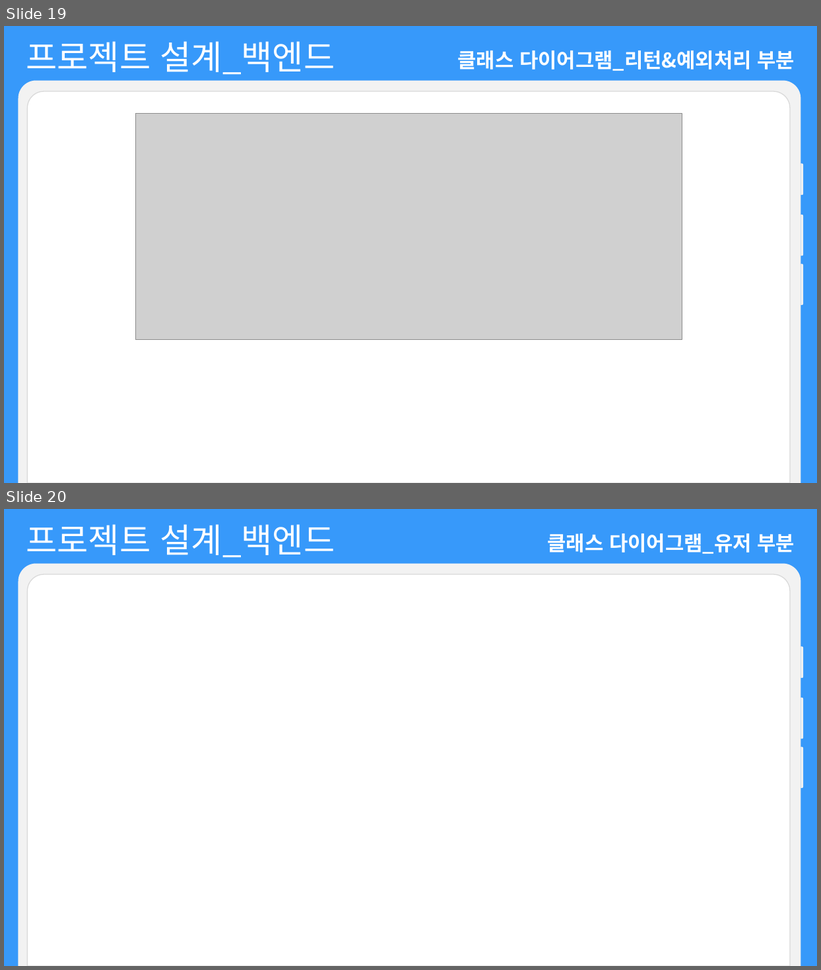
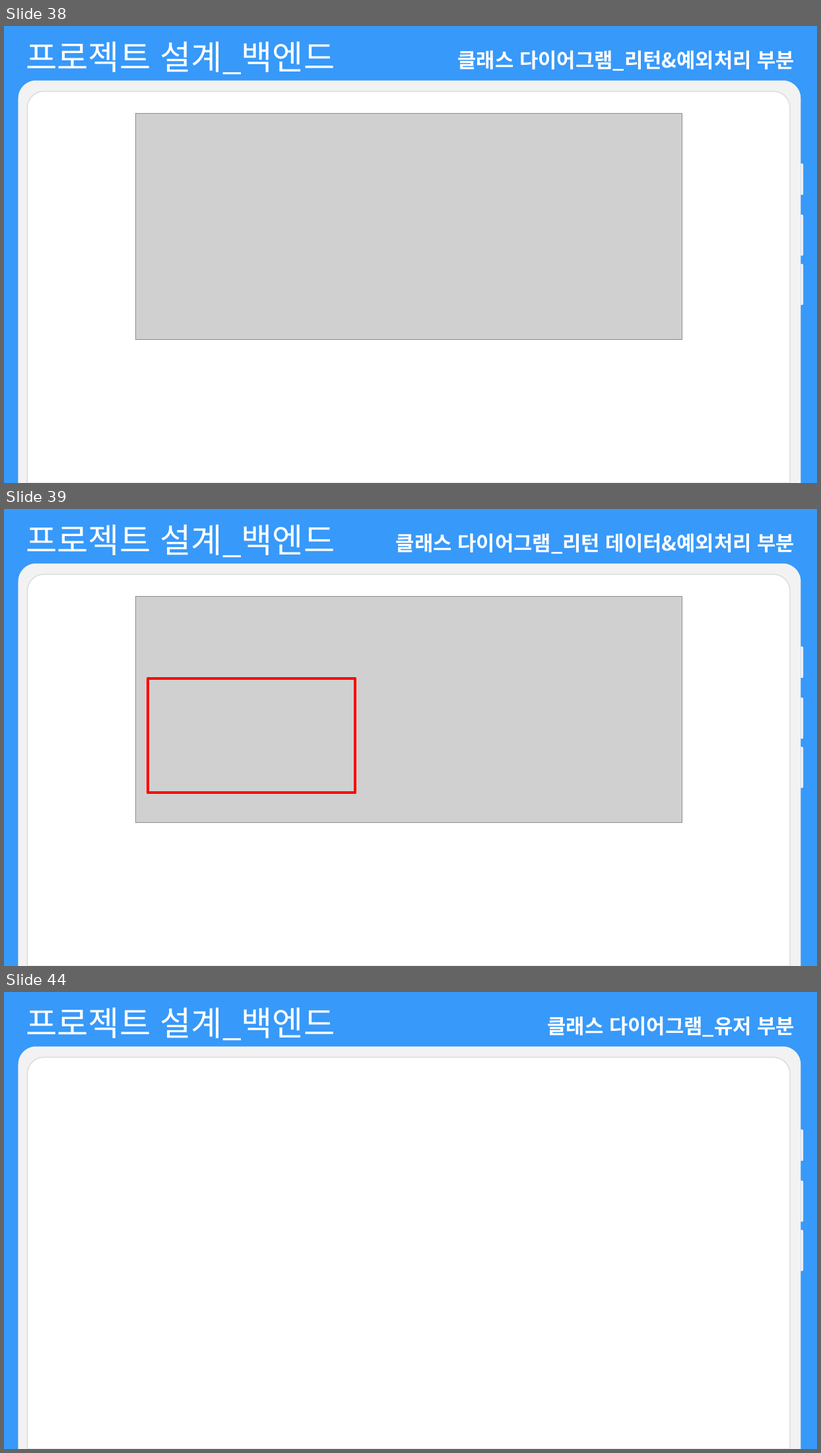
Before and after one commit to choign3123/SE_7, a slide deck: 발표/소프트웨어공학 발표_gn.pptx. Shown one above the other, each under a label of ours: slides 19 and 20 before the commit, slides 38, 39 and 44 after it; the slides between them are not shown. The pictures are 821x970 and 821x1453 pixels, drawn with LibreOffice and Linux fonts; fonts in the diff are those of the drawing; grey boxes stand for pictures. Boxes give left, top, right and bottom in pixels: in the first picture for what was removed or moved away, otherwise in the second. Text is boxed around its words. In the diff, an @@ line names an element or a change of style, - is before the commit and + after.

```diff
--- a/발표/소프트웨어공학 발표_gn.pptx
+++ b/발표/소프트웨어공학 발표_gn.pptx
@@ slide 39 added at [4,509,817,966], background #3799FA @@
@@ text added at [26,524,335,557], 40 pt, text #FFFFFF @@
+프로젝트 설계_백엔드
@@ text added at [396,533,795,554], 24 pt, text #FFFFFF, bold @@
+클래스 다이어그램_리턴 데이터&예외처리 부분
@@ group added at [18,563,804,966]: 5 round same rects @@
@@ picture added at [136,597,682,823] @@
@@ rectangle added at [148,679,355,793], outline #FF0000 3 pt @@
@@ what was slide 19 is now slide 38 @@
@@ what was slide 20 is now slide 44 @@
```
Also in this commit, not shown: 38 slides changed, 19 other slides added, 5 slides removed.
